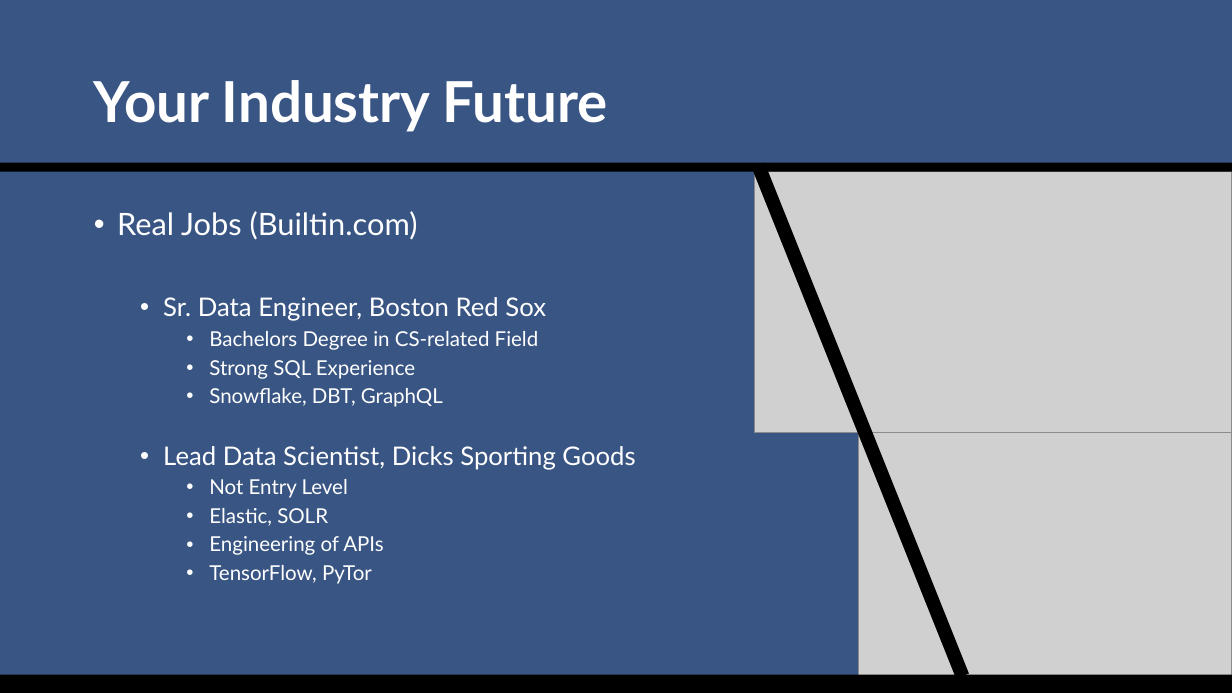
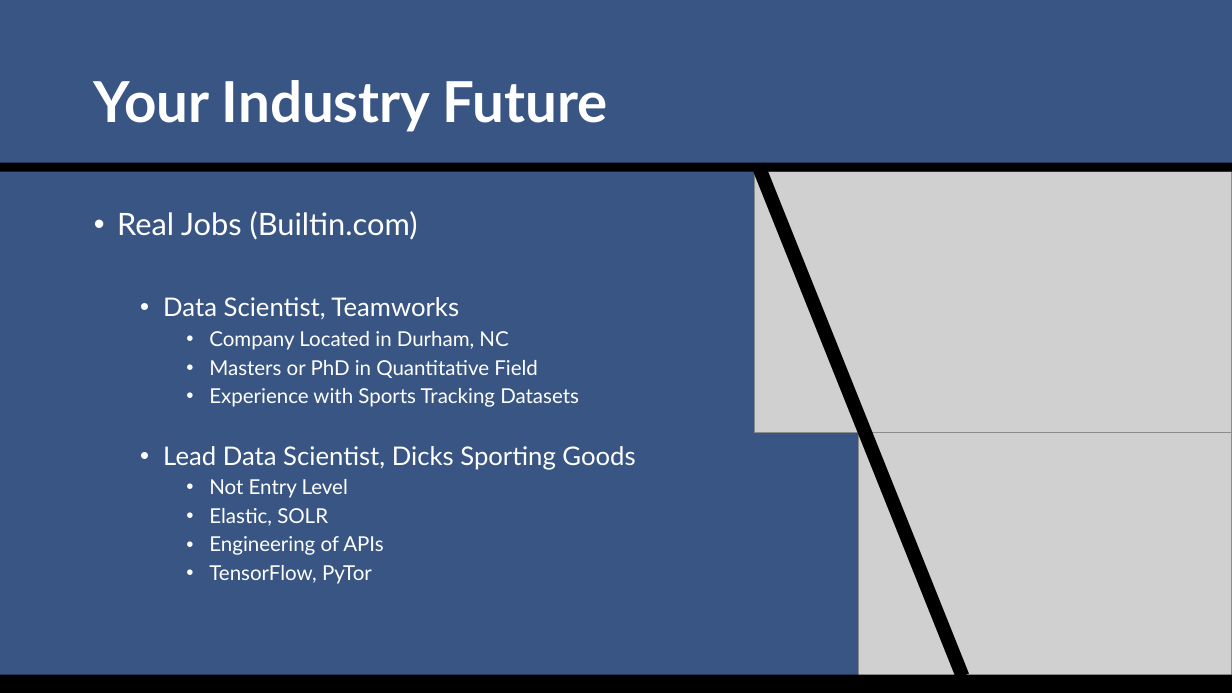
Before and after one commit to SuperMarioGiacomazzo/STOR538_WEBSITE, a slide deck: slide 18 of Slides/Sports Analytics 3/Sports_Analytics_3_Lecture.pptx (slide 19 before the commit). Drawn at 1232x693 pixels with LibreOffice and Linux fonts; fonts in the diff are those of the drawing; grey boxes stand for pictures. Boxes give left, top, right and bottom in pixels: in the first picture for what was removed or moved away, otherwise in the second. Text is boxed around its words. In the diff, an @@ line names an element or a change of style, - is before the commit and + after.

```diff
--- a/Slides/Sports Analytics 3/Sports_Analytics_3_Lecture.pptx
+++ b/Slides/Sports Analytics 3/Sports_Analytics_3_Lecture.pptx
@@ text at bbox=[163, 297, 579, 407]: text changed @@
-  • Sr. Data Engineer, Boston Red Sox
-    • Bachelors Degree in CS-related Field
-    • Strong SQL Experience
-    • Snowflake, DBT, GraphQL
+  • Data Scientist, Teamworks
+    • Company Located in Durham, NC
+    • Masters or PhD in Quantitative Field
+    • Experience with Sports Tracking Datasets
```
Also in this commit, not shown: 6 other slides changed, 1 slide added, 1 other file.
